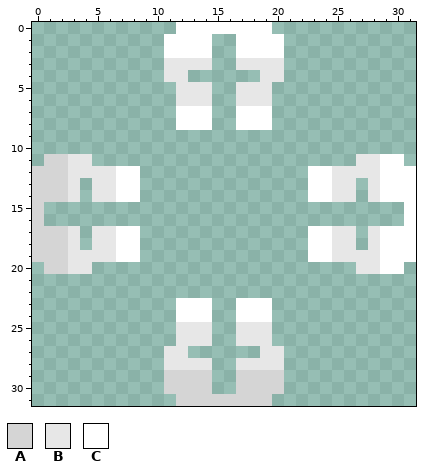
Two states of a pixel-art sprite, core/assets-raw/sprites/blocks/turrets/bases/block-4-top.png. Above: the version before the commit.
The file is 32x32 pixels.
Palette (. is transparent): A #d5d5d5  B #e7e7e7  C #ffffff
Pixels before, first column x 0:
 0 ............CCCCCCCC............
 1 ...........CCCC..CCCC...........
 2 ...........CCCC..CCCC...........
 3 ...........BBBB..BBBB...........
 4 ...........BB......BB...........
 5 ............BBB..BBB............
 6 ............BBB..BBB............
 7 ............CCC..CCC............
 8 ............CCC..CCC............
 9 ................................
10 ................................
11 .AABB......................BBCC.
12 AAABBBBCC..............CCBBBBCCC
13 AAAB.BBCC..............CCBB.BCCC
14 AAAB.BBCC..............CCBB.BCCC
15 A..............................C
16 A..............................C
17 AAAB.BBCC..............CCBB.BCCC
18 AAAB.BBCC..............CCBB.BCCC
19 AAABBBBCC..............CCBBBBCCC
20 .AABB......................BBCC.
21 ................................
22 ................................
23 ............CCC..CCC............
24 ............CCC..CCC............
25 ............BBB..BBB............
26 ............BBB..BBB............
27 ...........BB......BB...........
28 ...........BBBB..BBBB...........
29 ...........AAAA..AAAA...........
30 ...........AAAA..AAAA...........
31 ............AAAAAAAA............
New version:
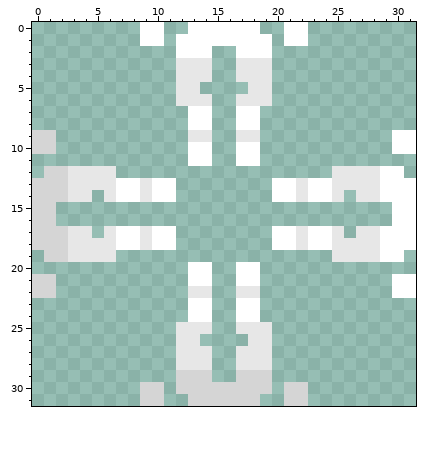
Changes in this commit:
Colour A now appears in rows 9 to 10 at x 0 to 1; in rows 15 to 16 at x 1; in rows 21 to 22 at x 0 to 1; in row 30 at x 9 to 10, 15 to 16 and 21 to 22; in row 31 at x 9 to 10 and 21 to 22.
Colour B now appears in row 4 at x 13 to 14 and 17 to 18; in row 9 at x 13 to 14 and 17 to 18; in rows 13 to 14 at x 4, 9, 22 and 27; in rows 17 to 18 at x 4, 9, 22 and 27; in row 22 at x 13 to 14 and 17 to 18; in row 27 at x 13 to 14 and 17 to 18.
Colour C now appears in row 0 at x 9 to 10 and 21 to 22; in row 1 at x 9 to 10, 15 to 16 and 21 to 22; in row 9 at x 30 to 31; in row 10 at x 13 to 14, 17 to 18 and 30 to 31; in row 11 at x 13 to 14 and 17 to 18; in rows 13 to 14 at x 10 to 11 and 20 to 21.
Colour C now appears in rows 15 to 16 at x 30; in rows 17 to 18 at x 10 to 11 and 20 to 21; in row 20 at x 13 to 14 and 17 to 18; in row 21 at x 13 to 14, 17 to 18 and 30 to 31; in row 22 at x 30 to 31.
The author cleared colour A in row 11 at x 1 to 2; in row 12 at x 0; in row 19 at x 0; in row 20 at x 1 to 2; in rows 29 to 30 at x 11 and 20; in row 31 at x 12 and 19.
The author cleared colour B in rows 3 to 4 at x 11 and 20; in row 5 at x 14 and 17; in row 11 at x 3 to 4 and 27 to 28; in row 14 at x 5 and 26; in row 17 at x 5 and 26; in row 20 at x 3 to 4 and 27 to 28.
The author cleared colour B in row 26 at x 14 and 17; in rows 27 to 28 at x 11 and 20.
The author cleared colour C in row 0 at x 12 and 19; in rows 1 to 2 at x 11 and 20; in rows 7 to 8 at x 12 and 19; in row 11 at x 29 to 30; in row 12 at x 7 to 8, 23 to 24 and 31; in row 19 at x 7 to 8, 23 to 24 and 31.
The author cleared colour C in row 20 at x 29 to 30; in rows 23 to 24 at x 12 and 19.
Boxes around the changes in both pictures, in picture pixels (x1, y1, x2, y2):
changed: (32, 22, 416, 406)
